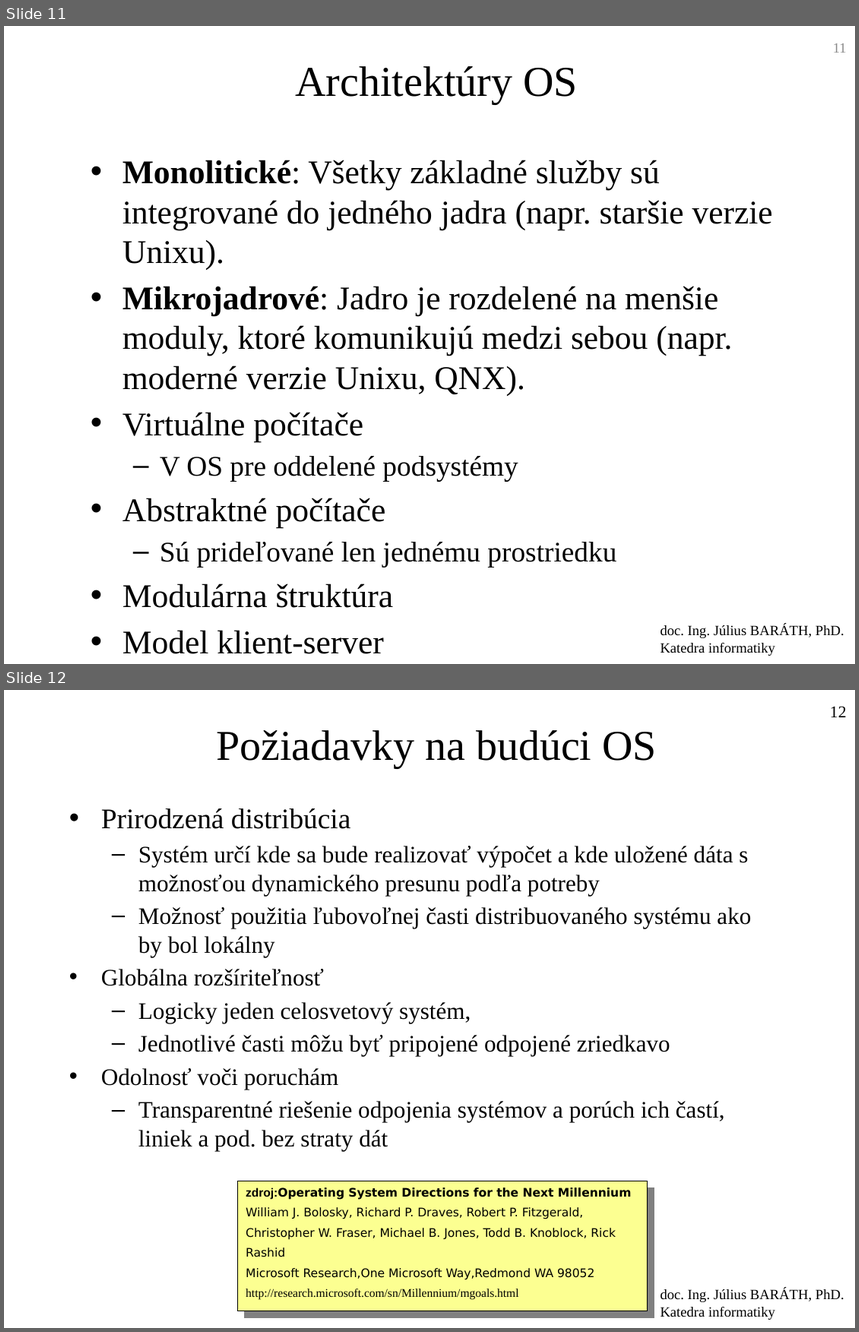
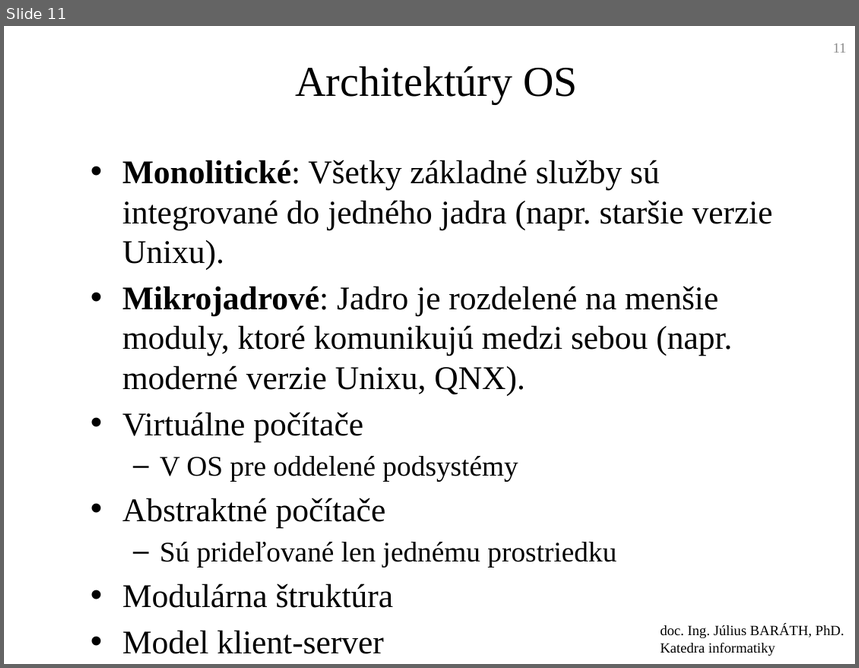
Before and after one commit to jb23lm87/OS-prednasky, a slide deck: OS 1 Úvod do OS.pptx. Shown one above the other, each under a label of ours: slides 11 and 12 before the commit, slide 11 after it. The pictures are 859x1332 and 859x668 pixels, drawn with LibreOffice and Linux fonts; fonts in the diff are those of the drawing. Boxes give left, top, right and bottom in pixels: in the first picture for what was removed or moved away, otherwise in the second. Text is boxed around its words. In the diff, an @@ line names an element or a change of style, - is before the commit and + after.

```diff
--- a/OS 1 Úvod do OS.pptx
+++ b/OS 1 Úvod do OS.pptx
@@ slide 12 removed at (x1=4, y1=690, x2=855, y2=1328), background #FFFFFF; not listed: 1 template element that a slide beside it also shows @@
@@ page number removed at (x1=830, y1=706, x2=847, y2=717) @@
-12
@@ title removed at (x1=216, y1=730, x2=657, y2=768) @@
-Požiadavky na budúci OS
@@ text removed at (x1=101, y1=809, x2=751, y2=1151) @@
-• Prirodzená distribúcia
-  – Systém určí kde sa bude realizovať výpočet a kde uložené dáta s možnosťou dynamického presunu podľa potreby
-  – Možnosť použitia ľubovoľnej časti distribuovaného systému ako by bol lokálny
-• Globálna rozšíriteľnosť
-  – Logicky jeden celosvetový systém,
-  – Jednotlivé časti môžu byť pripojené odpojené zriedkavo
-• Odolnosť voči poruchám
-  – Transparentné riešenie odpojenia systémov a porúch ich častí, liniek a pod. bez straty dát
@@ rectangle removed at (x1=237, y1=1181, x2=648, y2=1312) @@
-zdroj:Operating System Directions for the Next Millennium
-William J. Bolosky, Richard P. Draves, Robert P. Fitzgerald,
-Christopher W. Fraser, Michael B. Jones, Todd B. Knoblock, Rick
-Rashid
-Microsoft Research,One Microsoft Way,Redmond WA 98052
-http://research.microsoft.com/sn/Millennium/mgoals.html
```
Also in this commit, not shown: 1 slide changed, 2 slides added, 3 other slides removed.
